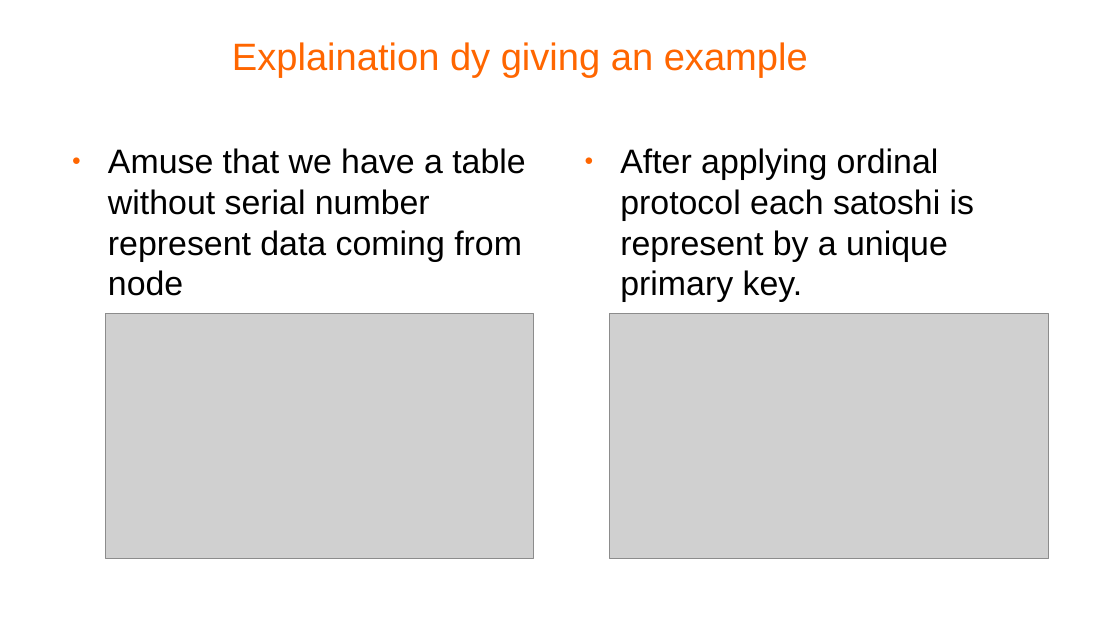
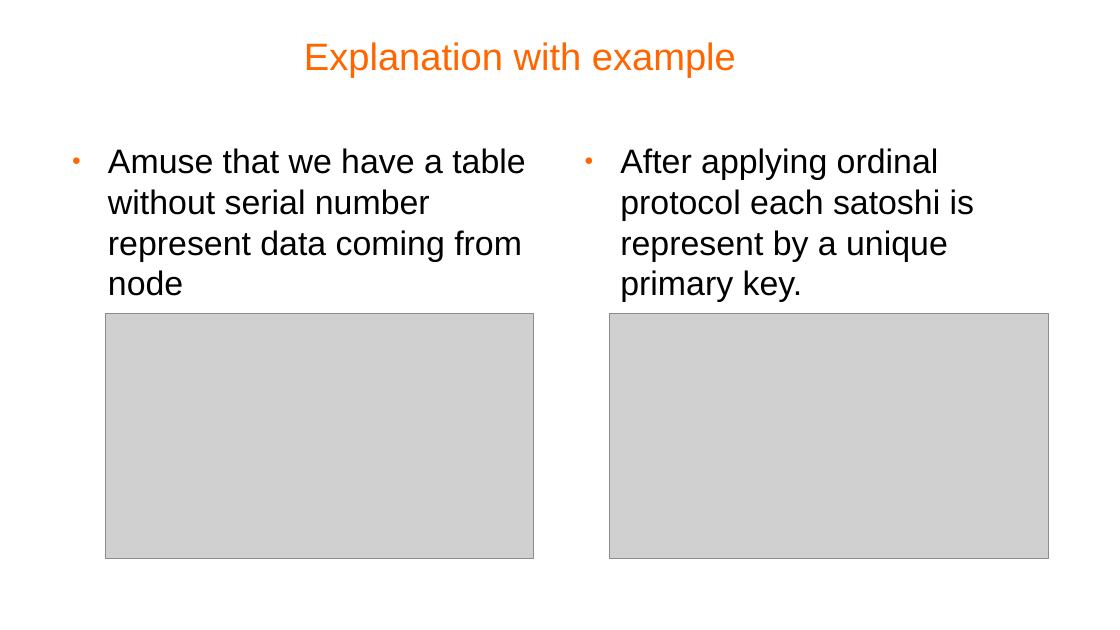
Before and after one commit to ranaahsanansar/BlcokchainTraning, a slide deck: slide 3 of FinalProject/BTC NFT Ordinal Protocol.odp. Drawn at 1120x630 pixels with LibreOffice and Linux fonts; fonts in the diff are those of the drawing; grey boxes stand for pictures; background and template pictures are left out. Boxes give left, top, right and bottom in pixels: in the first picture for what was removed or moved away, otherwise in the second. Text is boxed around its words. In the diff, an @@ line names an element or a change of style, - is before the commit and + after.

```diff
--- a/FinalProject/BTC NFT Ordinal Protocol.odp
+++ b/FinalProject/BTC NFT Ordinal Protocol.odp
@@ title at bbox=[304, 42, 736, 78]: text changed @@
-Explaination dy giving an example
+Explanation with example
```
Also in this commit, not shown: 2 other slides changed, 10 other files.
